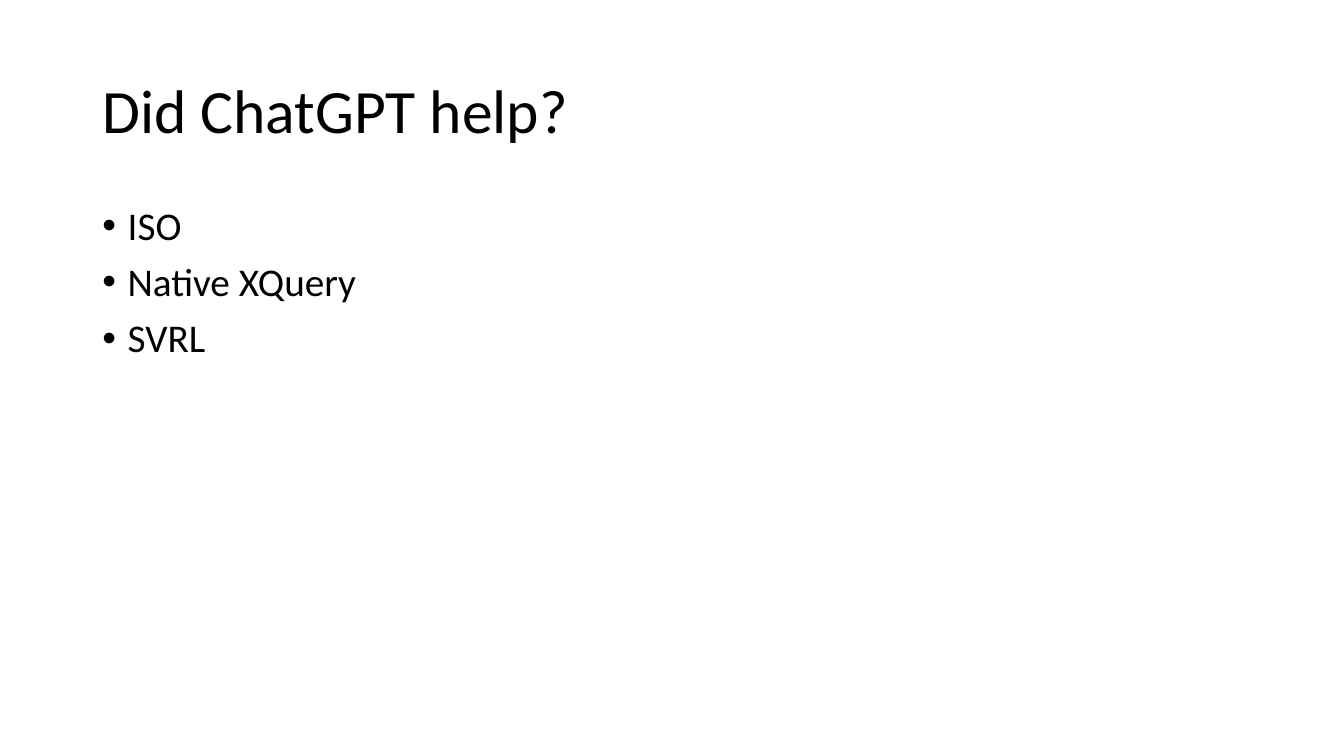
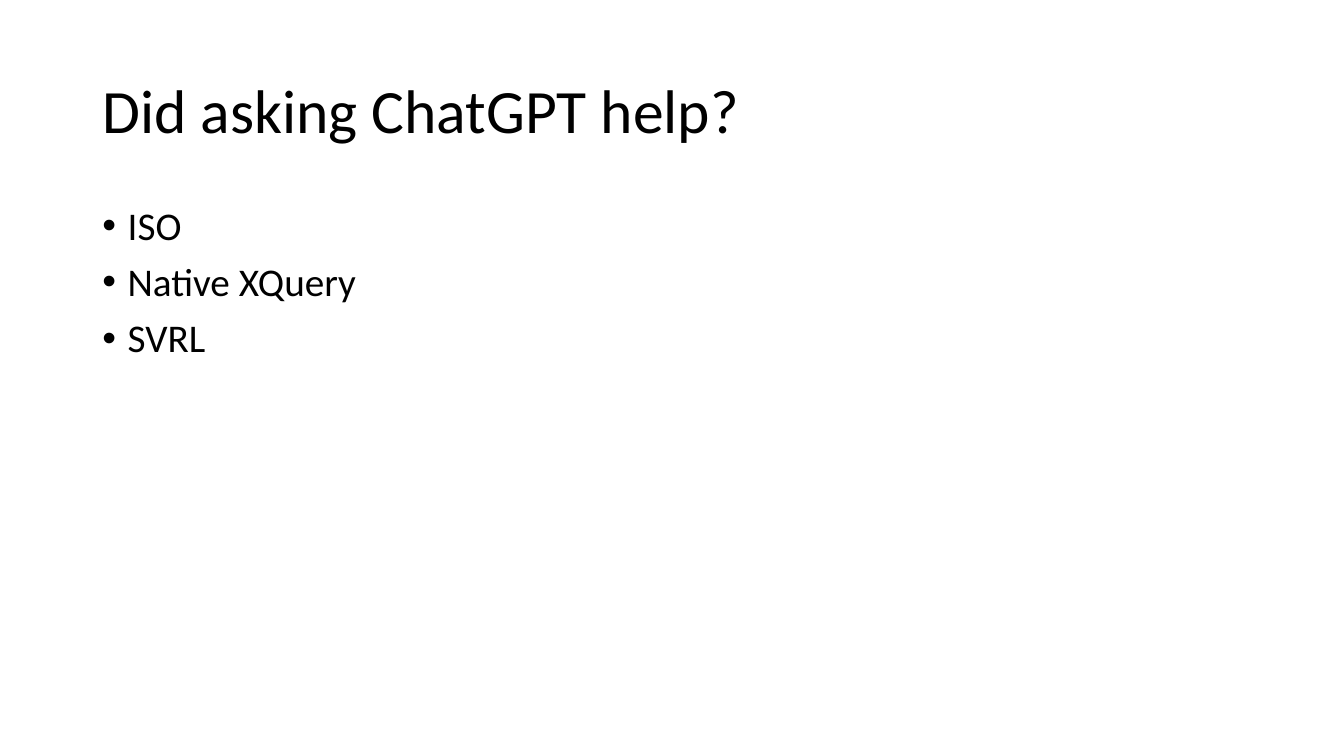
Before and after one commit to AndrewSales/XQS, a slide deck: slide 16 of Markup UK 2023 slides.pptx (slide 14 before the commit). Drawn at 1344x756 pixels with LibreOffice and Linux fonts; fonts in the diff are those of the drawing. Boxes give left, top, right and bottom in pixels: in the first picture for what was removed or moved away, otherwise in the second. Text is boxed around its words. In the diff, an @@ line names an element or a change of style, - is before the commit and + after.

```diff
--- a/Markup UK 2023 slides.pptx
+++ b/Markup UK 2023 slides.pptx
@@ title at box(102, 90, 739, 144): text changed @@
-Did ChatGPT help?
+Did asking ChatGPT help?
```
Also in this commit, not shown: 6 other slides changed, 1 slide added, 1 slide removed.
